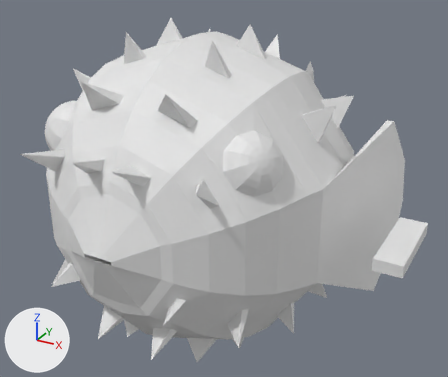
Renders of the FBX model Assets/Julian/Models/Enemies/pufferfish.fbx from each side of a commit.
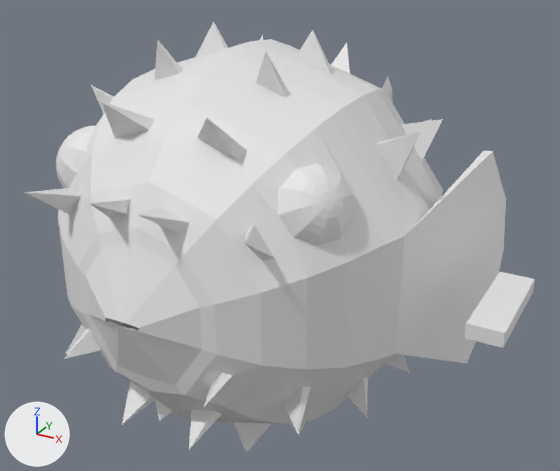
The first picture shows the older version from a 50 mm lens placed at (0.39, -0.723, 0.454), pointed at (-0.003, -0.01, 0.097). The close-ups show both versions on the part from 0% to 100% of the width and 0% to 100% of the height of that picture. Every picture has the same lights, and +X, +Y and +Z are marked at lower left. Where no turn or scale is listed for an object, it has been applied to the vertices.

The older version as bpy lines, for what is in view:
```python
me_cube_001 = bpy.data.meshes.new('Cube.001')
me_cube_001.from_pydata(...)  # a box spanning x 0.2482..0.282, y -0.0579..0.0579, z 0.1753..0.1901
me_sphere = bpy.data.meshes.new('Sphere')
me_sphere.from_pydata(...)  # 700 vertices, 810 faces; spans x -0.235..0.235, y -0.217..0.396, z -0.018..0.415
ob_carrot_piece = bpy.data.objects.new('carrot piece', me_cube_001)
ob_carrot_piece.location = (0.0, -0.072, -0.077)
ob_pufferfish = bpy.data.objects.new('pufferfish', me_sphere)
ob_pufferfish.location = (0.0, -0.072, -0.077)
```
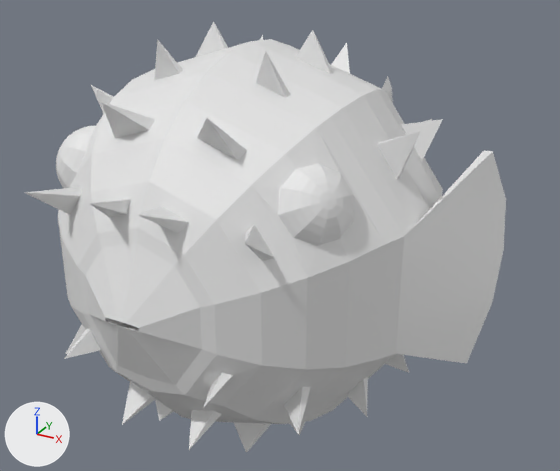
Where the newer file only moved an object's origin or applied its transform, the numbers keep the older frame.

Boxes (x1, y1, x2, y2) around the edits, measured in the close-ups (560 x 471 px):
'carrot piece', deleted: before (464, 272, 535, 348)

Diff of the bpy script that builds the scene:
```diff
--- a/Assets/Julian/Models/Enemies/pufferfish.fbx.py
+++ b/Assets/Julian/Models/Enemies/pufferfish.fbx.py
@@ ob_carrot_piece @@
-ob_carrot_piece = bpy.data.objects.new('carrot piece', me_cube_001)
-ob_carrot_piece.location = (0.0, -0.072, -0.077)
```
